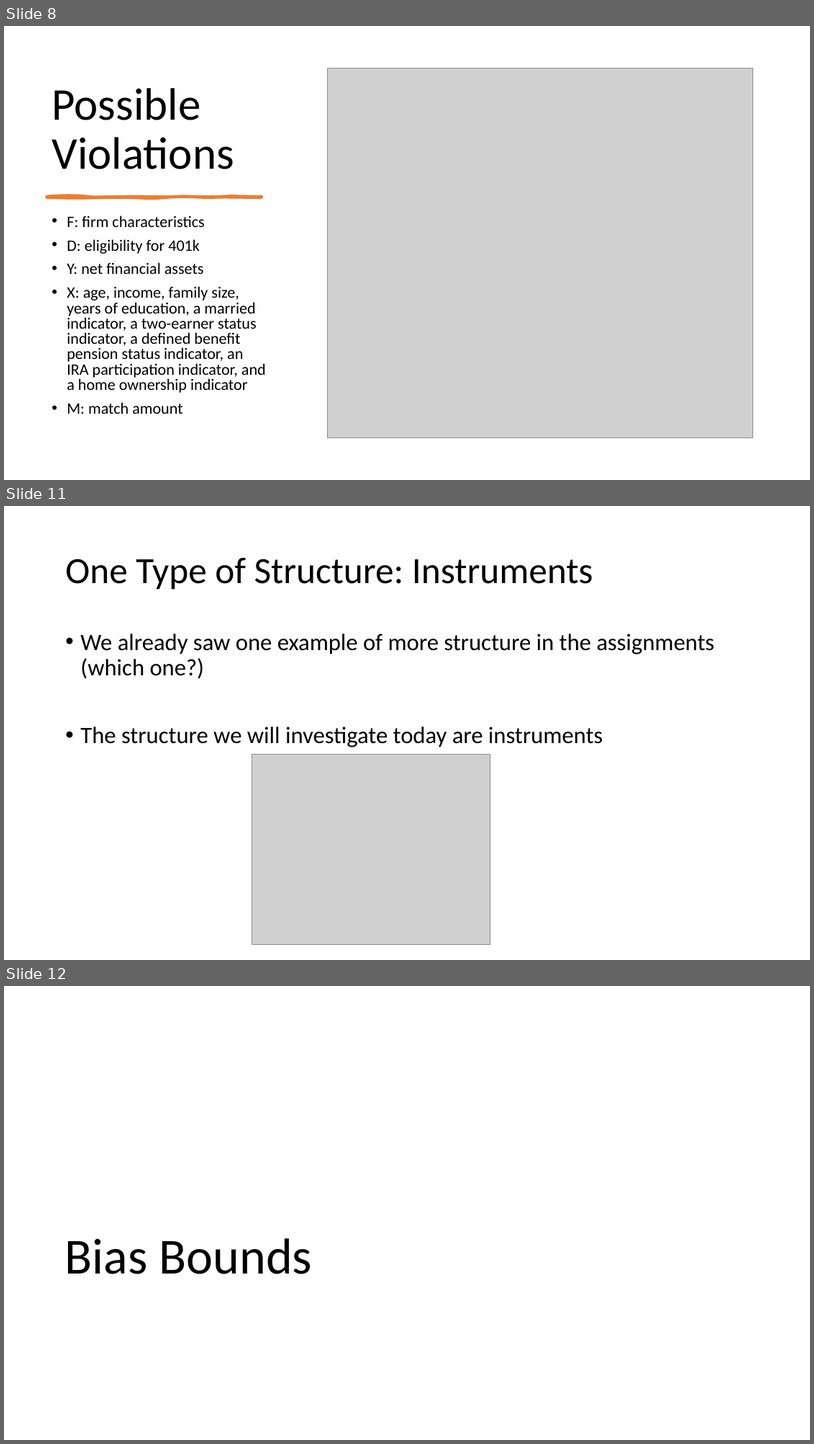
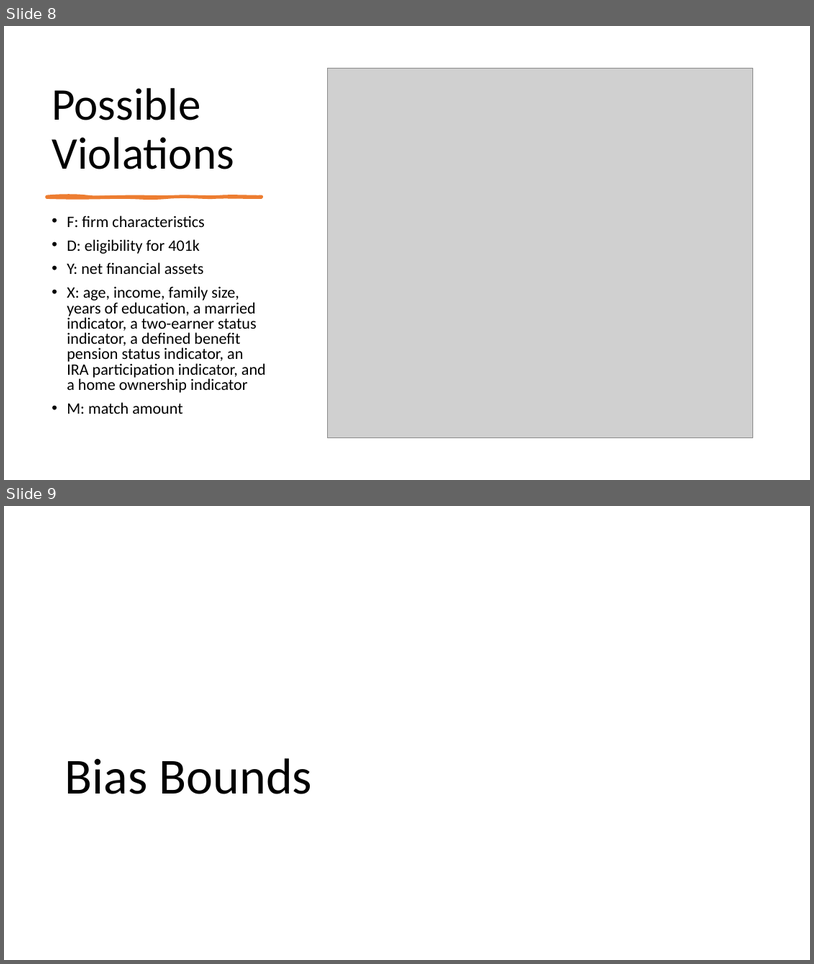
Before and after one commit to stanford-msande228/winter25, a slide deck: assets/presentations/MSANDE228_Lecture15_Unobserved_Confounding.pptx. Shown one above the other, each under a label of ours: slides 8, 11 and 12 before the commit, slides 8 and 9 after it; the slides between them are not shown. The pictures are 814x1444 and 814x964 pixels, drawn with LibreOffice and Linux fonts; fonts in the diff are those of the drawing; grey boxes stand for pictures. Boxes give left, top, right and bottom in pixels: in the first picture for what was removed or moved away, otherwise in the second. Text is boxed around its words. In the diff, an @@ line names an element or a change of style, - is before the commit and + after.

```diff
--- a/assets/presentations/MSANDE228_Lecture15_Unobserved_Confounding.pptx
+++ b/assets/presentations/MSANDE228_Lecture15_Unobserved_Confounding.pptx
@@ slide 11 removed at (x1=4, y1=506, x2=810, y2=960), background #FFFFFF @@
@@ title removed at (x1=65, y1=557, x2=594, y2=590) @@
-One Type of Structure: Instruments
@@ text removed at (x1=80, y1=633, x2=715, y2=747) @@
-• We already saw one example of more structure in the assignments (which one?)
-• The structure we will investigate today are instruments
@@ picture removed at (x1=252, y1=754, x2=491, y2=944) @@
@@ what was slide 12 is now slide 9 @@
```
Also in this commit, not shown: 2 other slides removed, 4 other files.
